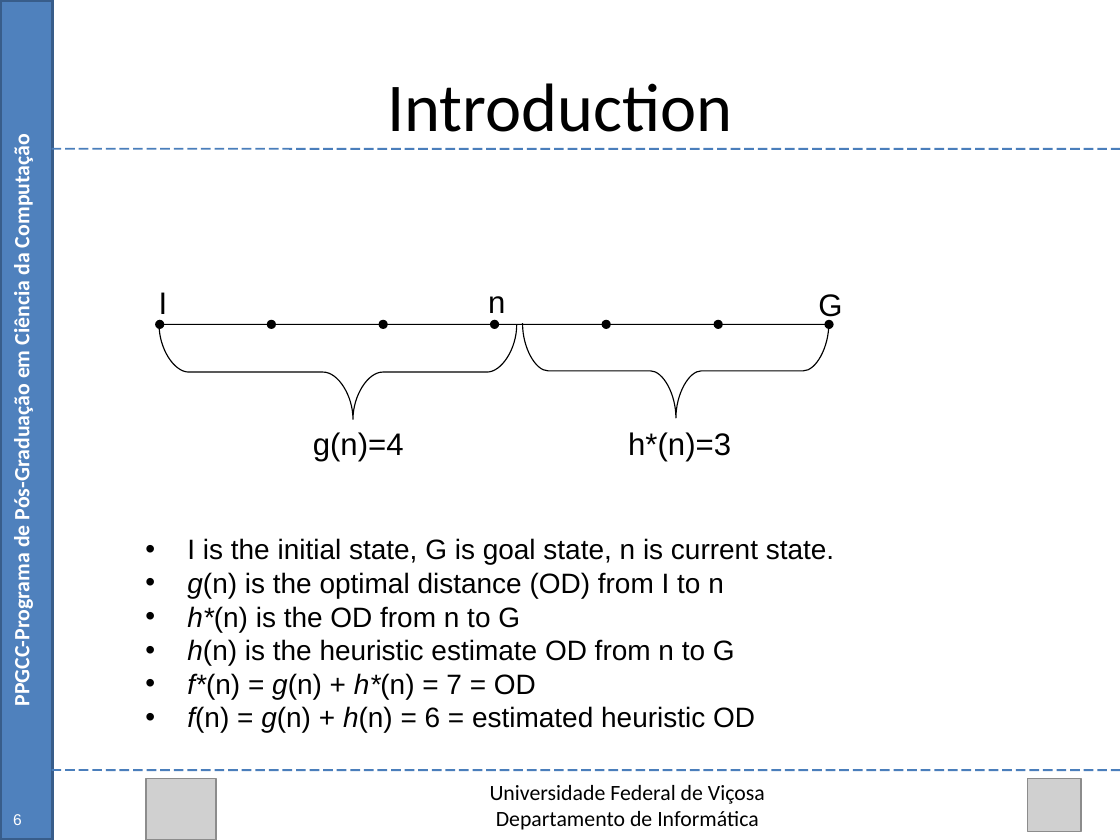
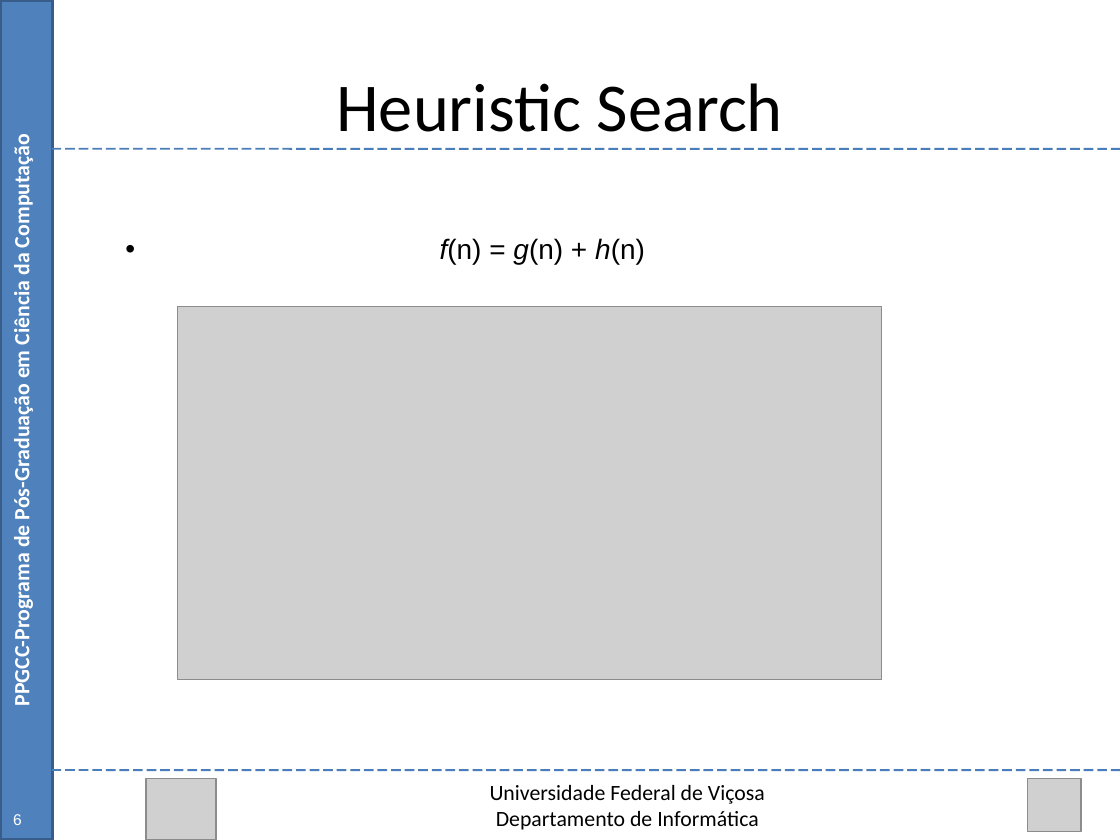
Before and after one commit to Marvinsky/research-marvin, a slide deck: slide 6 of latex/odp/selection heuristics.odp. Drawn at 1120x840 pixels with LibreOffice and Linux fonts; fonts in the diff are those of the drawing; grey boxes stand for pictures. Boxes give left, top, right and bottom in pixels: in the first picture for what was removed or moved away, otherwise in the second. Text is boxed around its words. In the diff, an @@ line names an element or a change of style, - is before the commit and + after.

Commit message:
12/09/15 update selection heuristic

```diff
--- a/latex/odp/selection heuristics.odp
+++ b/latex/odp/selection heuristics.odp
@@ text at bbox=[336, 83, 783, 132]: text changed @@
-Introduction
+Heuristic Search
@@ text at bbox=[440, 238, 645, 264]: text changed; size 20 to 18 pt @@
-g(n)=4 h*(n)=3
+• f(n) = g(n) + h(n)
@@ group removed at bbox=[159, 292, 842, 419]: 5 arrows, 3 texts, 2 freeform shapes, 1 double arrow @@
-I
-G
-n
@@ picture added at bbox=[178, 307, 883, 680] @@
@@ text removed at bbox=[187, 538, 834, 733] @@
-• I is the initial state, G is goal state, n is current state.
-• g(n) is the optimal distance (OD) from I to n
-• h*(n) is the OD from n to G
-• h(n) is the heuristic estimate OD from n to G
-• f*(n) = g(n) + h*(n) = 7 = OD
-• f(n) = g(n) + h(n) = 6 = estimated heuristic OD
```
Also in this commit, not shown: 24 other slides changed, 1 slide removed, 3 other files.
